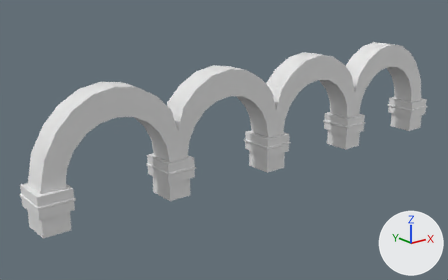
A saved change to the FBX model Assets/MyContent/Art/Models/Props/arched_fence.fbx.
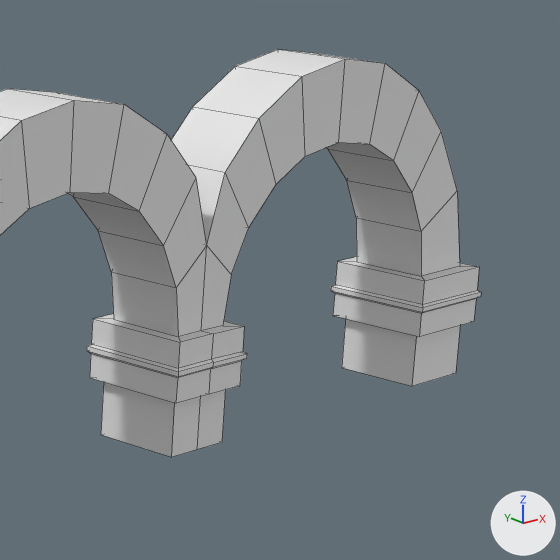
Each version is shown whole from a 50 mm lens placed at (-2.761, -2.955, 1.475), pointed at (-0.259, 0.173, 0.224), then close up on the part from 67% to 100% of the width and 10% to 63% of the height. Arrows for +X, +Y and +Z are at lower right; the lights stay in place. The close-ups show mesh edges as thin lines. Where no turn or scale is listed for an object, it has been applied to the vertices.

Names of what the first close-up shows: 'Arch_002'.
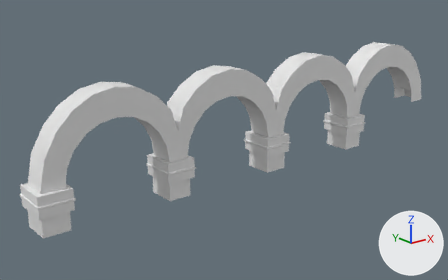
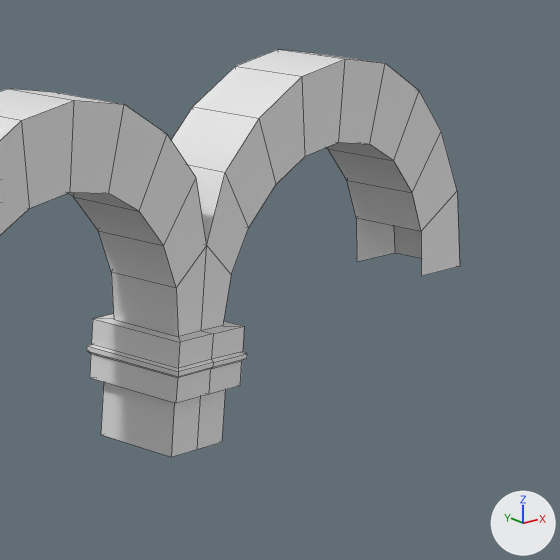
Where the change shows, as pixel boxes (x1, y1, x2, y2) in the close-ups (560 x 560 px):
'Arch_002', reshaped: before (0, 49, 481, 457); after (0, 49, 460, 457)
part 1 of me_mesh, deleted: before (331, 218, 481, 386)

What the commit changed:
me_mesh is used by ob_arch_002; location (0.0, 0.0, 0.0).
me_mesh had 372 vertices, 362 faces and spanned x -1.68..1.69, y -0.09..0.15, z 0.02..0.76.
me_mesh now has 340 vertices, 329 faces and spans x -1.68..1.65, y -0.09..0.15, z 0.02..0.76.
Part 1, on me_mesh:
32 vertices are removed from x 1.48..1.69, y -0.09..0.15, z 0.02..0.26.
33 faces are deleted.
